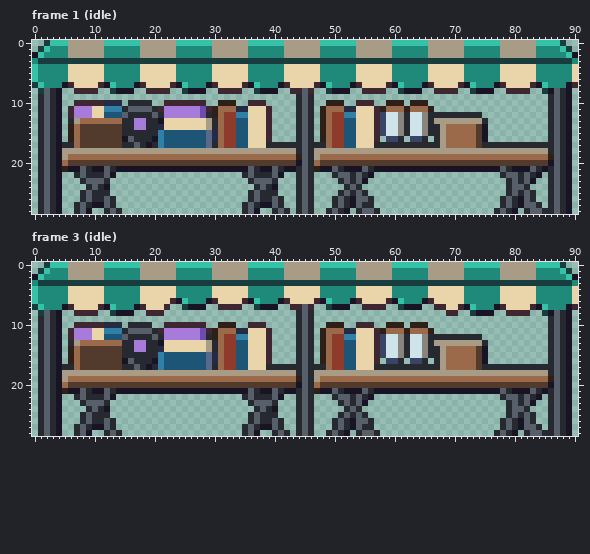
Pixel-art file, stored at art/hood-markets/market-stall-2@81.aseprite. Above, as it was before the edit.
91x29 pixels, 4 frames. Shown: frame 1 (idle), frame 3 (idle). The commit also changed other frames, which this record leaves out.
Now the later version:
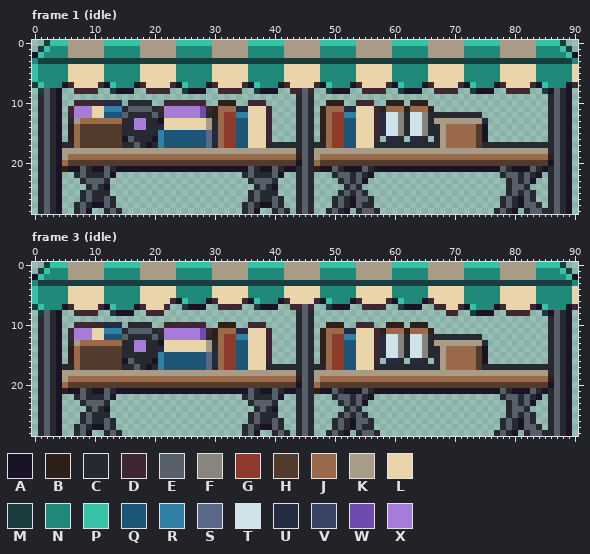
Palette (. is transparent): A #181425  B #2e2019  C #26292f  D #3e2731  E #57606a  F #8a857c  G #8e3b2b  H #523a2c  J #9a6a4a  K #a99c86  L #ead4aa  M #193c3e  N #1f8a7a  P #35c2a6  Q #1d5576  R #2f7fa6  S #5a6988  T #cfe3ea  U #262b44  V #3a4466  W #6d4bb0  X #a77bd9
Edits made:
Changed rows in their new state; - is an unchanged pixel.
Frame 1 (idle):
first column x 58:
12 U------
13 U------
14 U------
15 U------
16 -UU--UU
Frame 3 (idle): the same change as frame 1 (idle)
Where, in picture pixels (left, top, right, bottom), the same in both pictures:
changed: (380, 112, 422, 142)
changed: (380, 334, 422, 364)
